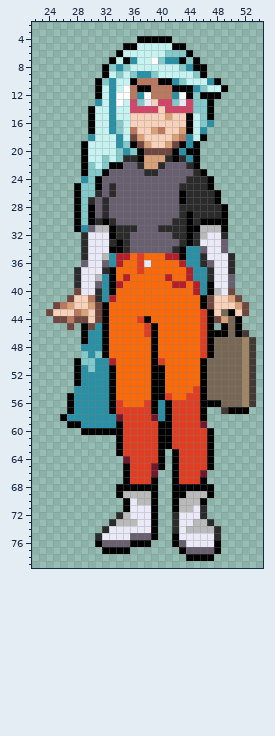
Sprite sheet: BattleFacilities/SeasonalEvents/2022HowMuch/Artemis Event.png. The picture above was drawn from the file before the commit.
The file is 80x80 pixels. Shown: x 22..54, y 2..79.
And afterwards:
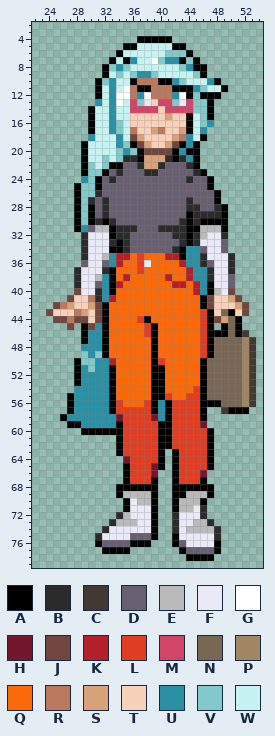
Palette (. is transparent): A #000000  B #2b2b2b  C #423934  D #685f70  E #bababa  F #e9e9f8  G #ffffff  H #73172d  J #70463e  K #b4202a  L #df3e23  M #d24568  N #796755  P #a08662  Q #fa6a0a  R #ba785f  S #d9a178  T #f8d1ba  U #2990a5  V #83c9c9  W #c7f2f2
Edits made:
Changed rows in their new state; - is an unchanged pixel.
first column x 33:
23 -B-------------
24 B-----------DD-
25 D---------DDDD-
26 D---------DDDDD
27 ----------D-DDD
28 ----------D--DD
29 ----------D----
30 ---------D-----
